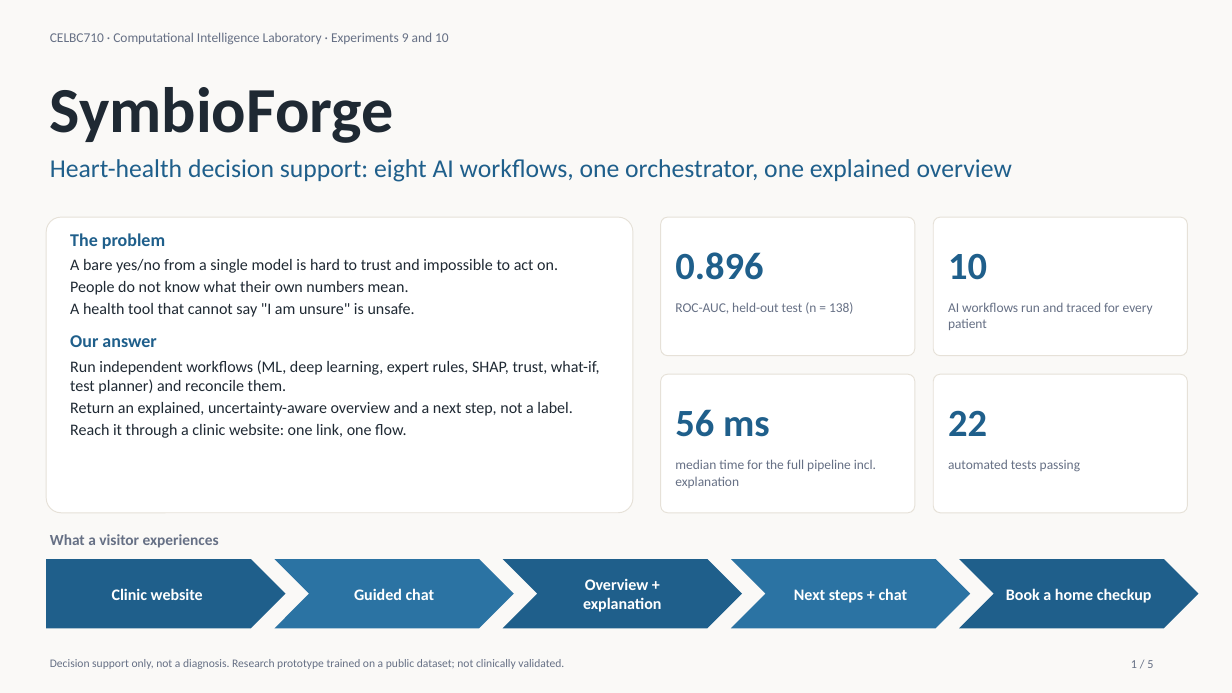
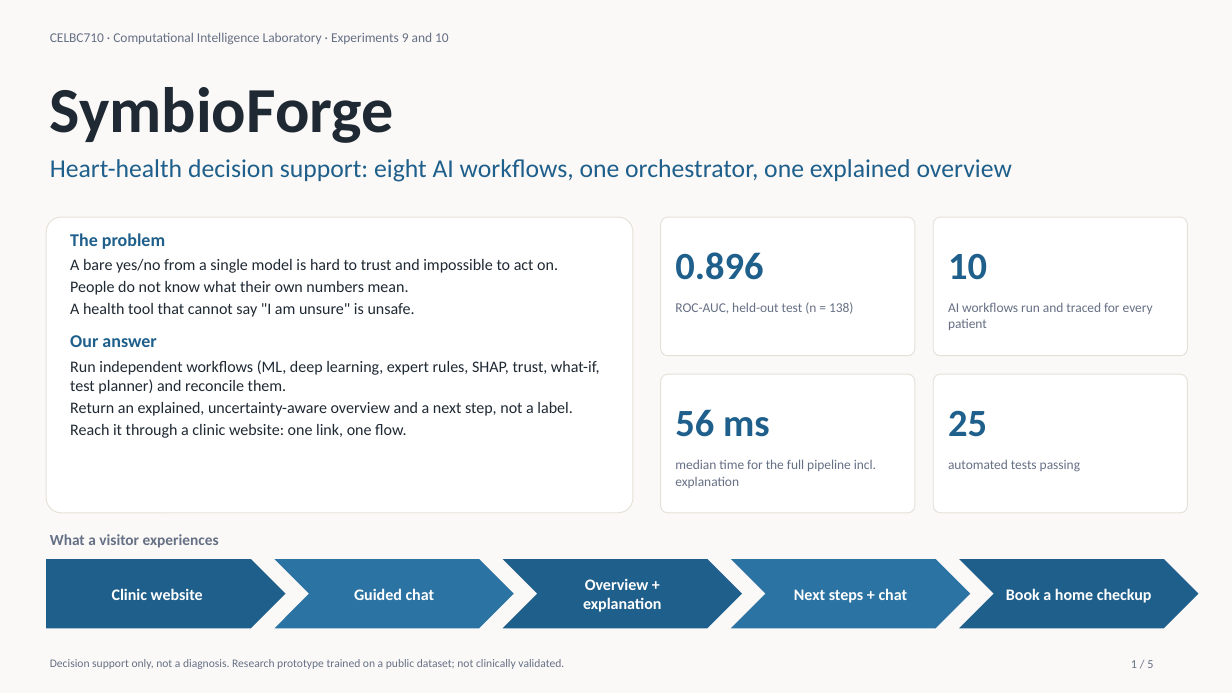
Before and after one commit to Aarya-Mhatre69/SymbioForge-CDSS, a slide deck: slide 1 of docs/SymbioForge_Summary.pptx. Drawn at 1232x693 pixels with LibreOffice and Linux fonts; fonts in the diff are those of the drawing. Boxes give left, top, right and bottom in pixels: in the first picture for what was removed or moved away, otherwise in the second. Text is boxed around its words. In the diff, an @@ line names an element or a change of style, - is before the commit and + after.

```diff
--- a/docs/SymbioForge_Summary.pptx
+++ b/docs/SymbioForge_Summary.pptx
@@ text at (948, 410, 987, 437): text changed @@
-22
+25
```
Also in this commit, not shown: 2 other slides changed, 18 other files.
